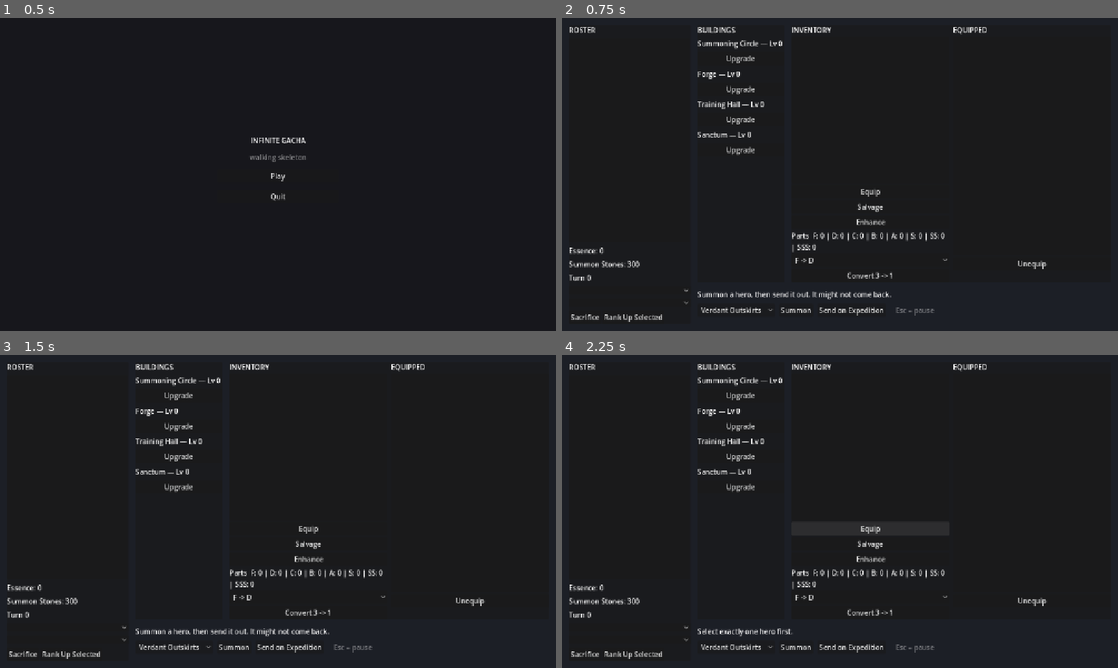
Above: before the commit, frames 1-4 (two rows, left to right).
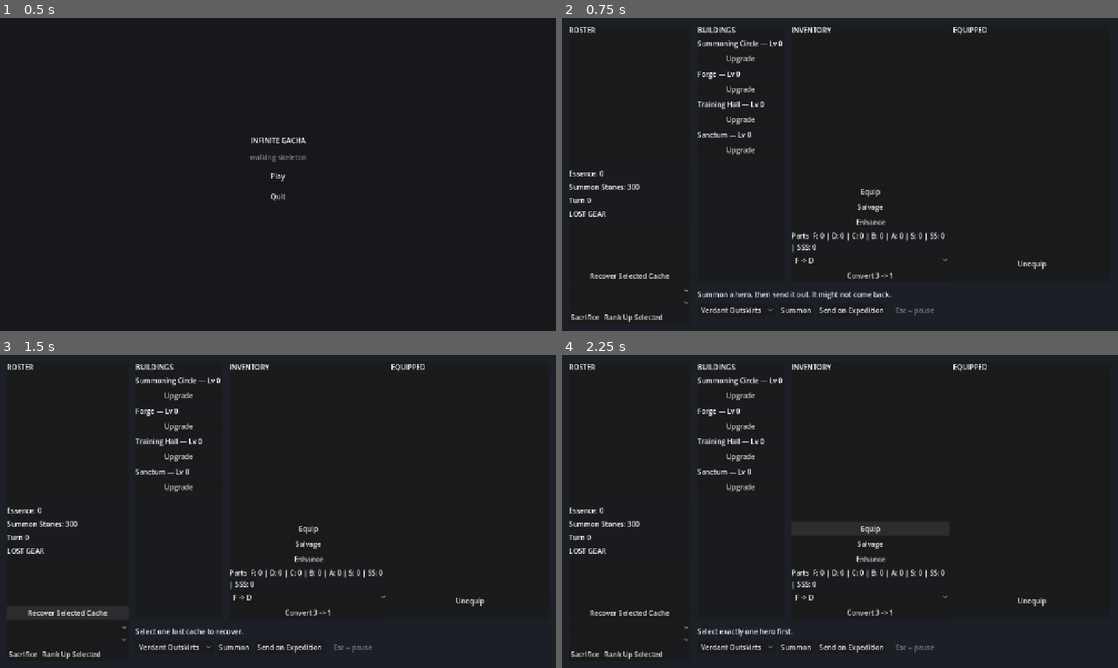
Above: after the commit, the same moments.

Repository: Joony117/Hearthbound
Game: Godot game, scene res://ui/main_menu.tscn
Same seed, same stepped clock (60 frames per second), same inputs: the game is played once before the commit and once after it.
Inputs (mouse positions are in pixels of both pictures, inside the frame that each line leads up to):
- Up to frame 1 (0.5 s): no input
- Up to frame 2 (0.75 s): click "Play" at 0.5 s
- Up to frame 3 (1.5 s): click (66, 611) at 1.25 s, where only the run after the commit has a clickable "Recover Selected Cache"
- Up to frame 4 (2.25 s): click "Equip" at 2 s

Frame 1 is identical in both runs. In frame 2, 0.8% of the frame differs, in the area x 1-20%, y 48-84%; in frame 3, 1.2%, in the area x 1-60%, y 48-90%; in frame 4, 0.8%.

Commit message:
feat: P2-04f gives a death somewhere to lead
lost_caches gets its first consumer since P2-04e created it. The hub lists
every cache with the turns it has left; a team at half the zone's power can
go fetch one, each item rolling independently against damage_chance; a cache
nobody reaches inside its window is swept with its gear.

Pre-tick ordering is the ruling, not a detail: damage_chance reads turns
before advance_turn(), so an immediate recovery sees turns_elapsed == 0,
which is what P2-23 shipped turn_lost for. Ticking first reads 1 and every
gate stays green either way, so it went into an acceptance criterion.

advance_turn() takes a BalanceTable now to size the decay window - both
callers fixed, and the repo re-grepped for dynamic reach after P2-04e.

Verifier: pass-with-concerns on all 9 criteria. Its one code finding was
that the disk round-trip asserted a recovered item was present but not that
it was present exactly once, which matters because recover_cache never
clears cache.items. It counts now.

Co-Authored-By: Claude Opus 5 <noreply@anthropic.com>

Diff:
--- a/equipment/item.gd
+++ b/equipment/item.gd
@@ -42,6 +42,16 @@
 ## price the upgrade and to write the new one, and a save can carry any integer at all.
 static func clamped_enhance_level(item: Item, balance: BalanceTable) -> int:
 	return clampi(item.enhance_level, 0, balance.forge_enhance_cap_max)
+
+
+## Applies the deterministic part of Damaged; the caller owns the independent random roll.
+static func apply_damaged(item: Item, balance: BalanceTable) -> void:
+	var enhance_level: int = clamped_enhance_level(item, balance)
+	if enhance_level > 0:
+		item.enhance_level = floori(float(enhance_level) / 2.0)
+	else:
+		var rank: int = clampi(item.rank, 0, balance.rank_names.size() - 1)
+		item.rank = maxi(rank - 1, 0) if rank > 0 else rank
 
 
 static func definition_for(p_def_id: StringName) -> EquipmentDefinition:
--- a/equipment/lost_cache.gd
+++ b/equipment/lost_cache.gd
@@ -1,6 +1,12 @@
 class_name LostCache
 extends RefCounted
 ## Gear left behind when a hero dies during an expedition.
+
+const BASE_DECAY_TURNS: int = 15
+const BASE_DAMAGE_CHANCE: float = 0.15
+const DAMAGE_CHANCE_PER_TURN: float = 0.03
+const POWER_DEFICIT_COEFFICIENT: float = 0.2
+const MAX_POWER_DEFICIT_PENALTY: float = 0.2
 
 var hero_name: String
 var zone_id: StringName
@@ -8,7 +14,7 @@
 ## GameSession.turns at the moment of death. A turn is one resolved expedition; the cache's
 ## deadline is turn_lost + 15 + 5 * reliquary_level, evaluated at the recovery attempt rather
 ## than frozen here, so a Reliquary upgrade extends caches that already exist (docs/SYSTEMS.md,
-## Turns). Nothing reads this until P2-04f.
+## Turns).
 var turn_lost: int = 0
 
 
@@ -16,6 +22,43 @@
 	hero_name = p_hero_name
 	zone_id = p_zone_id
 	turn_lost = p_turn_lost
+
+
+static func turns_remaining(
+	cache: LostCache,
+	current_turn: int,
+	reliquary_level: int,
+	balance: BalanceTable,
+) -> int:
+	var level: int = clampi(reliquary_level, 0, balance.summoning_circle_level_cap)
+	return cache.turn_lost + BASE_DECAY_TURNS + balance.reliquary_decay_turns_bonus * level - current_turn
+
+
+static func compute_damage_chance(
+	cache: LostCache,
+	zone_power: int,
+	team_power: float,
+	current_turn: int,
+	reliquary_level: int,
+	balance: BalanceTable,
+) -> float:
+	assert(team_power > 0.0)
+	var level: int = clampi(reliquary_level, 0, balance.summoning_circle_level_cap)
+	var power_ratio: float = float(zone_power) / team_power
+	var power_deficit_penalty: float = clampf(
+		POWER_DEFICIT_COEFFICIENT * (power_ratio - 1.0),
+		0.0,
+		MAX_POWER_DEFICIT_PENALTY,
+	)
+	var turns_elapsed: int = current_turn - cache.turn_lost
+	return clampf(
+		BASE_DAMAGE_CHANCE
+		+ DAMAGE_CHANCE_PER_TURN * turns_elapsed
+		+ power_deficit_penalty
+		- balance.reliquary_damage_chance_reduction * level,
+		0.0,
+		1.0,
+	)
 
 
 func to_dict() -> Dictionary:
--- a/hub/expedition/expedition.gd
+++ b/hub/expedition/expedition.gd
@@ -33,7 +33,7 @@
 	# Before the waves, not after: a hero dying below stamps its LostCache with the turn this
 	# expedition became, so an immediate recovery run reads turns_elapsed == 0 rather than -1
 	# (docs/SYSTEMS.md, Turns).
-	GameSession.advance_turn()
+	GameSession.advance_turn(BALANCE)
 	var training_hall_level: int = clampi(
 		GameSession.building_levels[2],
 		0,
--- a/hub/hub.gd
+++ b/hub/hub.gd
@@ -14,6 +14,7 @@
 @onready var _essence: Label = %Essence
 @onready var _stones: Label = %Stones
 @onready var _turns: Label = %Turns
+@onready var _lost_cache_list: ItemList = %LostCacheList
 @onready var _summon_button: Button = %Summon
 @onready var _inventory_list: ItemList = %InventoryList
 @onready var _parts: Label = %Parts
@@ -34,6 +35,7 @@
 	GameSession.roster_changed.connect(_refresh_essence)
 	GameSession.roster_changed.connect(_refresh_stones)
 	GameSession.roster_changed.connect(_refresh_turns)
+	GameSession.roster_changed.connect(_refresh_lost_caches)
 	GameSession.roster_changed.connect(_refresh_inventory)
 	GameSession.roster_changed.connect(_refresh_parts)
 	GameSession.roster_changed.connect(_refresh_buildings)
@@ -44,6 +46,7 @@
 	_refresh_essence()
 	_refresh_stones()
 	_refresh_turns()
+	_refresh_lost_caches()
 	_refresh_inventory()
 	_refresh_parts()
 	_refresh_buildings()
@@ -103,6 +106,42 @@
 
 func _refresh_turns() -> void:
 	_turns.text = "Turn %d" % GameSession.turns
+
+
+func _refresh_lost_caches() -> void:
+	var selected_cache: LostCache = null
+	var selected: PackedInt32Array = _lost_cache_list.get_selected_items()
+	if selected.size() == 1:
+		selected_cache = _lost_cache_list.get_item_metadata(selected[0]) as LostCache
+	_lost_cache_list.clear()
+	var reliquary_level: int = clampi(
+		GameSession.building_levels[4],
+		0,
+		BALANCE.summoning_circle_level_cap,
+	)
+	for cache: LostCache in GameSession.lost_caches:
+		var zone: ZoneDefinition = ZoneDefinition.definition_for(cache.zone_id)
+		var zone_name: String = (
+			zone.display_name
+			if zone != null
+			else "[Missing definition: %s]" % cache.zone_id
+		)
+		var turns_remaining: int = LostCache.turns_remaining(
+			cache,
+			GameSession.turns,
+			reliquary_level,
+			BALANCE,
+		)
+		_lost_cache_list.add_item("%s — %s — %d items — %d turns remaining" % [
+			cache.hero_name,
+			zone_name,
+			cache.items.size(),
+			turns_remaining,
+		])
+		var item_index: int = _lost_cache_list.item_count - 1
+		_lost_cache_list.set_item_metadata(item_index, cache)
+		if cache == selected_cache:
+			_lost_cache_list.select(item_index)
 
 
 func _refresh_inventory() -> void:
@@ -453,3 +492,33 @@
 			_status.text = "The expedition to %s lost heroes. Gone for good." % zone.display_name
 		Expedition.OUTCOME_INVALID_TEAM:
 			_status.text = "Expedition cannot start: every hero needs an archetype."
+
+
+func _on_recover_pressed() -> void:
+	var selected_caches: PackedInt32Array = _lost_cache_list.get_selected_items()
+	var cache: LostCache = null
+	if selected_caches.size() == 1:
+		cache = _lost_cache_list.get_item_metadata(selected_caches[0]) as LostCache
+	var selected_heroes: PackedInt32Array = _roster_list.get_selected_items()
+	var team: Array[Hero] = []
+	for selected_index: int in selected_heroes:
+		var hero: Hero = _roster_list.get_item_metadata(selected_index) as Hero
+		if hero != null:
+			team.append(hero)
+	var outcome: StringName = GameSession.recover_cache(cache, team, BALANCE)
+	match outcome:
+		GameSession.RECOVERY_COMPLETED:
+			_status.text = "Recovered %d items from %s's cache." % [cache.items.size(), cache.hero_name]
+		GameSession.RECOVERY_NO_CACHE:
+			_status.text = "Select one lost cache to recover."
+		GameSession.RECOVERY_INVALID_TEAM:
+			if selected_heroes.is_empty():
+				_status.text = "Select at least one hero for recovery."
+			elif selected_heroes.size() > MAX_TEAM_SIZE:
+				_status.text = "Select no more than 5 heroes for recovery."
+			else:
+				_status.text = "Recovery cannot start: every hero needs a valid archetype."
+		GameSession.RECOVERY_MISSING_ZONE:
+			_status.text = "Cannot recover cache: its zone definition is missing."
+		GameSession.RECOVERY_INSUFFICIENT_POWER:
+			_status.text = "Cannot recover cache: team power is below 50% of the zone recommendation."
--- a/hub/hub.tscn
+++ b/hub/hub.tscn
@@ -136,6 +136,20 @@
 unique_name_in_owner = true
 layout_mode = 2
 text = "Turn 0"
+
+[node name="LostCacheHeader" type="Label" parent="UI/Root/RosterPanel/VBox"]
+layout_mode = 2
+text = "LOST GEAR"
+
+[node name="LostCacheList" type="ItemList" parent="UI/Root/RosterPanel/VBox"]
+unique_name_in_owner = true
+custom_minimum_size = Vector2(0, 100)
+layout_mode = 2
+select_mode = 0
+
+[node name="Recover" type="Button" parent="UI/Root/RosterPanel/VBox"]
+layout_mode = 2
+text = "Recover Selected Cache"
 
 [node name="FodderOption" type="OptionButton" parent="UI/Root/RosterPanel/VBox"]
 unique_name_in_owner = true
@@ -332,6 +346,7 @@
 unique_name_in_owner = true
 
 [connection signal="multi_selected" from="UI/Root/RosterPanel/VBox/RosterList" to="." method="_on_roster_list_multi_selected"]
+[connection signal="pressed" from="UI/Root/RosterPanel/VBox/Recover" to="." method="_on_recover_pressed"]
 [connection signal="pressed" from="UI/Root/RosterPanel/VBox/SacrificeButtons/Sacrifice" to="." method="_on_sacrifice_pressed"]
 [connection signal="pressed" from="UI/Root/RosterPanel/VBox/SacrificeButtons/RankUp" to="." method="_on_rank_up_pressed"]
 [connection signal="pressed" from="UI/Root/EquipmentPanel/Columns/Inventory/Equip" to="." method="_on_equip_pressed"]
--- a/systems/game_session.gd
+++ b/systems/game_session.gd
@@ -10,6 +10,11 @@
 ## A fresh save must afford at least one pull or the game is unplayable from boot: the roster
 ## starts empty and only a pull can fill it (docs/SYSTEMS.md, Summon Stones, 3).
 const STARTING_STONES: int = 300
+const RECOVERY_COMPLETED: StringName = &"completed"
+const RECOVERY_NO_CACHE: StringName = &"no_cache"
+const RECOVERY_INVALID_TEAM: StringName = &"invalid_team"
+const RECOVERY_MISSING_ZONE: StringName = &"missing_zone"
+const RECOVERY_INSUFFICIENT_POWER: StringName = &"insufficient_power"
 
 var roster: Array[Hero] = []
 var inventory: Array[Item] = []
@@ -46,9 +51,52 @@
 
 ## Called once per expedition that actually runs. An expedition that never reaches a wave
 ## (OUTCOME_INVALID_TEAM) is not a turn - nothing happened.
-func advance_turn() -> void:
+func advance_turn(balance: BalanceTable) -> void:
 	turns += 1
-	roster_changed.emit()
+	var reliquary_level: int = clampi(building_levels[4], 0, balance.summoning_circle_level_cap)
+	for cache_index: int in range(lost_caches.size() - 1, -1, -1):
+		if LostCache.turns_remaining(lost_caches[cache_index], turns, reliquary_level, balance) < 0:
+			lost_caches.remove_at(cache_index)
+	roster_changed.emit()
+
+
+func recover_cache(cache: LostCache, team: Array[Hero], balance: BalanceTable) -> StringName:
+	if cache == null or not lost_caches.has(cache):
+		return RECOVERY_NO_CACHE
+	if team.is_empty() or team.size() > 5:
+		return RECOVERY_INVALID_TEAM
+	var zone: ZoneDefinition = ZoneDefinition.definition_for(cache.zone_id)
+	if zone == null:
+		return RECOVERY_MISSING_ZONE
+	var definitions: Array[HeroDefinition] = []
+	var levels: Array[int] = []
+	for hero: Hero in team:
+		if not roster.has(hero):
+			return RECOVERY_INVALID_TEAM
+		var definition: HeroDefinition = Hero.definition_for(hero.def_id)
+		if definition == null:
+			return RECOVERY_INVALID_TEAM
+		definitions.append(definition)
+		levels.append(Hero.level_for(hero, balance))
+	var team_power: float = Hero.compute_team_power(team, definitions, levels, balance)
+	if team_power < float(zone.recommended_power) * 0.5:
+		return RECOVERY_INSUFFICIENT_POWER
+	var reliquary_level: int = clampi(building_levels[4], 0, balance.summoning_circle_level_cap)
+	var damage_chance: float = LostCache.compute_damage_chance(
+		cache,
+		zone.recommended_power,
+		team_power,
+		turns,
+		reliquary_level,
+		balance,
+	)
+	for item: Item in cache.items:
+		if randf() < damage_chance:
+			Item.apply_damaged(item, balance)
+		inventory.append(item)
+	lost_caches.erase(cache)
+	advance_turn(balance)
+	return RECOVERY_COMPLETED
 
 
 func credit_stones(amount: int) -> void:
--- a/tests/save_roundtrip_check.gd
+++ b/tests/save_roundtrip_check.gd
@@ -31,6 +31,8 @@
 const STONE_REWARD := 75
 const PROGRESS_HERO_NAME := "Untrusted Progress Hero"
 const TURNS_AT_DEATH := 7
+const RECOVERED_ITEM_DEF_ID := &"recovery_round_trip"
+const EXPIRED_ITEM_DEF_ID := &"expired_round_trip"
 
 var _game_session: Node
 var _save_service: Node
@@ -73,7 +75,7 @@
 	if restore_code != 0:
 		exit_code = restore_code
 	if exit_code == 0:
-		print("PASS: legacy and malformed def_id compatibility, he …(238 unchanged characters)…  cleared zones, permadeath, turn counter and lost-cache turn_lost, save version %d, and byte-identical restoration passed." % _save_version)
+		print("PASS: legacy and malformed def_id compatibility, he …(238 unchanged characters)…  cleared zones, permadeath, turn counter, lost-cache turn_lost, recovery and expiry, save version %d, and byte-identical restoration passed." % _save_version)
 	quit(exit_code)
 
 
@@ -117,7 +119,10 @@
 	var permadeath_code: int = _check_permadeath_and_version()
 	if permadeath_code != 0:
 		return permadeath_code
-	return _check_roster_wipe_floor_round_trip()
+	var roster_wipe_code: int = _check_roster_wipe_floor_round_trip()
+	if roster_wipe_code != 0:
+		return roster_wipe_code
+	return _check_recovery_round_trip()
 
 
 func _check_legacy_save() -> int:
@@ -659,6 +664,64 @@
 	return 0
 
 
+func _check_recovery_round_trip() -> int:
+	var balance: BalanceTable = load("res://balance.tres") as BalanceTable
+	if balance == null:
+		return _fail("recovery balance table load", "BalanceTable", "null")
+	var rescuer := Hero.new("Roundtrip Rescuer", 7)
+	rescuer.def_id = &"knight"
+	rescuer.level = balance.level_caps[7]
+	_game_session.call("add_hero", rescuer)
+	_game_session.set("turns", 15)
+	var recovered_cache := LostCache.new("Recovered Hero", &"verdant_outskirts", 15)
+	var recovered_item := Item.new(RECOVERED_ITEM_DEF_ID, 7)
+	recovered_item.enhance_level = 13
+	recovered_cache.items.append(recovered_item)
+	var expired_cache := LostCache.new("Expired Hero", &"verdant_outskirts", 0)
+	expired_cache.items.append(Item.new(EXPIRED_ITEM_DEF_ID, 7))
+	var lost_caches: Array[LostCache] = _game_session.get("lost_caches")
+	lost_caches.append(recovered_cache)
+	lost_caches.append(expired_cache)
+	var team: Array[Hero] = [rescuer]
+	var outcome: StringName = _game_session.call("recover_cache", recovered_cache, team, balance)
+	if outcome != &"completed":
+		return _fail("recovery before disk reload", "completed", str(outcome))
+	var inventory: Array[Item] = _game_session.get("inventory")
+	if not inventory.has(recovered_item):
+		return _fail("recovered item before disk reload", str(RECOVERED_ITEM_DEF_ID), "missing")
+	if lost_caches.has(recovered_cache):
+		return _fail("recovered cache before disk reload", "absent", "present")
+	if lost_caches.has(expired_cache):
+		return _fail("expired cache before disk reload", "absent", "present")
+	_save_service.call("save")
+
+	inventory.clear()
+	lost_caches.clear()
+	_game_session.set("turns", 0)
+	if not _save_service.call("load_game"):
+		return _fail("recovery disk reload", "load_game() == true", "load_game() == false")
+	if not lost_caches.is_empty():
+		return _fail("recovered and expired caches after disk reload", "empty", str(lost_caches.size()))
+	var reloaded_recovered_item: Item = null
+	# Counted, not just found: recover_cache appends each item to inventory without clearing
+	# cache.items, so the same Item is briefly reachable from two places. Presence alone would
+	# pass with a duplicate on disk.
+	var recovered_item_count: int = 0
+	for item: Item in inventory:
+		if item.def_id == RECOVERED_ITEM_DEF_ID:
+			reloaded_recovered_item = item
+			recovered_item_count += 1
+		if item.def_id == EXPIRED_ITEM_DEF_ID:
+			return _fail("expired cache item after disk reload", "absent", "present")
+	if reloaded_recovered_item == null:
+		return _fail("recovered item after disk reload", str(RECOVERED_ITEM_DEF_ID), "missing")
+	if recovered_item_count != 1:
+		return _fail("recovered item copies after disk reload", "1", str(recovered_item_count))
+	inventory.erase(reloaded_recovered_item)
+	_save_service.call("save")
+	return 0
+
+
 func _backup_save() -> int:
 	_original_save_existed = FileAccess.file_exists(_save_path)
 	if not _original_save_existed:
--- a/tests/unit/test_expedition.gd
+++ b/tests/unit/test_expedition.gd
@@ -99,7 +99,7 @@
 	var turns_label: Label = hub.get_node("%Turns") as Label
 
 	assert_eq(turns_label.text, "Turn 3")
-	GameSession.advance_turn()
+	GameSession.advance_turn(BALANCE)
 	assert_eq(turns_label.text, "Turn 4")
 
 
--- /dev/null
+++ b/tests/unit/test_recovery.gd
@@ -0,0 +1,213 @@
+extends GutTest
+
+const BALANCE: BalanceTable = preload("res://balance.tres")
+
+
+func before_each() -> void:
+	GameSession.from_dict({"roster": []})
+
+
+func test_zone_definition_lookup_returns_authored_zone_and_reports_a_miss() -> void:
+	var zone: ZoneDefinition = ZoneDefinition.definition_for(&"verdant_outskirts")
+	assert_not_null(zone)
+	assert_eq(zone.display_name, "Verdant Outskirts")
+
+	var missing: ZoneDefinition = ZoneDefinition.definition_for(&"not_a_zone")
+	assert_push_error("Missing ZoneDefinition for zone_id")
+	assert_null(missing)
+
+
+func test_damaged_halves_clamped_enhancement_then_falls_back_to_rank() -> void:
+	var enhanced := Item.new(&"head", 3)
+	enhanced.enhance_level = 5
+	Item.apply_damaged(enhanced, BALANCE)
+	assert_eq(enhanced.enhance_level, 2)
+	assert_eq(enhanced.rank, 3)
+
+	var corrupt_enhancement := Item.new(&"head", 3)
+	corrupt_enhancement.enhance_level = 999
+	Item.apply_damaged(corrupt_enhancement, BALANCE)
+	assert_eq(corrupt_enhancement.enhance_level, 7)
+	assert_eq(corrupt_enhancement.rank, 3)
+
+	var ranked := Item.new(&"head", 3)
+	Item.apply_damaged(ranked, BALANCE)
+	assert_eq(ranked.enhance_level, 0)
+	assert_eq(ranked.rank, 2)
+
+	var corrupt_rank := Item.new(&"head", 999)
+	Item.apply_damaged(corrupt_rank, BALANCE)
+	assert_eq(corrupt_rank.rank, BALANCE.rank_names.size() - 2)
+
+	var floor_item := Item.new(&"head", 0)
+	Item.apply_damaged(floor_item, BALANCE)
+	assert_eq(floor_item.enhance_level, 0)
+	assert_eq(floor_item.rank, 0)
+
+
+func test_damage_chance_uses_pre_tick_elapsed_turns_and_power_deficit() -> void:
+	var cache := LostCache.new("Lost", &"verdant_outskirts", 0)
+	assert_almost_eq(
+		LostCache.compute_damage_chance(cache, 900, 450.0, 0, 0, BALANCE),
+		0.35,
+		0.0001,
+	)
+	assert_almost_eq(
+		LostCache.compute_damage_chance(cache, 900, 450.0, 15, 0, BALANCE),
+		0.80,
+		0.0001,
+	)
+
+
+func test_advance_turn_keeps_cache_at_deadline_and_drops_it_one_turn_later() -> void:
+	var cache := LostCache.new("Lost", &"verdant_outskirts", 0)
+	GameSession.lost_caches.append(cache)
+	GameSession.turns = 14
+
+	GameSession.advance_turn(BALANCE)
+	assert_eq(GameSession.turns, 15)
+	assert_true(GameSession.lost_caches.has(cache))
+
+	GameSession.advance_turn(BALANCE)
+	assert_eq(GameSession.turns, 16)
+	assert_false(GameSession.lost_caches.has(cache))
+
+
+func test_refused_recoveries_spend_no_turn_and_mutate_nothing() -> void:
+	var cache := LostCache.new("Lost", &"verdant_outskirts", 0)
+	cache.items.append(Item.new(&"head", 2))
+	GameSession.lost_caches.append(cache)
+	var weak_hero: Hero = _add_knight("Weak", 0, 0)
+	var oversized_team: Array[Hero] = [weak_hero]
+	for hero_index: int in 5:
+		oversized_team.append(_add_knight("Extra %d" % hero_index, 0, 0))
+
+	assert_eq(GameSession.recover_cache(null, [weak_hero], BALANCE), GameSession.RECOVERY_NO_CACHE)
+	assert_eq(GameSession.recover_cache(cache, [], BALANCE), GameSession.RECOVERY_INVALID_TEAM)
+	assert_eq(GameSession.recover_cache(cache, oversized_team, BALANCE), GameSession.RECOVERY_INVALID_TEAM)
+	assert_eq(
+		GameSession.recover_cache(cache, [weak_hero], BALANCE),
+		GameSession.RECOVERY_INSUFFICIENT_POWER,
+	)
+	assert_eq(GameSession.turns, 0)
+	assert_true(GameSession.lost_caches.has(cache))
+	assert_true(GameSession.inventory.is_empty())
+
+
+func test_missing_cache_zone_and_missing_hero_definition_refuse_without_mutation() -> void:
+	var hero: Hero = _add_knight("Valid", 7, 80)
+	var missing_zone_cache := LostCache.new("Lost", &"not_a_zone", 0)
+	missing_zone_cache.items.append(Item.new(&"head", 2))
+	GameSession.lost_caches.append(missing_zone_cache)
+
+	assert_eq(
+		GameSession.recover_cache(missing_zone_cache, [hero], BALANCE),
+		GameSession.RECOVERY_MISSING_ZONE,
+	)
+	assert_push_error("Missing ZoneDefinition for zone_id")
+	assert_eq(GameSession.turns, 0)
+	assert_true(GameSession.inventory.is_empty())
+
+	var invalid_hero := Hero.new("Invalid", 0)
+	invalid_hero.def_id = &"not_an_archetype"
+	GameSession.add_hero(invalid_hero)
+	var valid_cache := LostCache.new("Lost", &"verdant_outskirts", 0)
+	GameSession.lost_caches.append(valid_cache)
+	assert_eq(
+		GameSession.recover_cache(valid_cache, [invalid_hero], BALANCE),
+		GameSession.RECOVERY_INVALID_TEAM,
+	)
+	assert_push_error("Missing HeroDefinition for def_id")
+	assert_eq(GameSession.turns, 0)
+	assert_true(GameSession.lost_caches.has(valid_cache))
+
+
+func test_permitted_recovery_rolls_each_item_and_moves_every_item_to_inventory() -> void:
+	var hero: Hero = _add_knight("Rescuer", 7, 80)
+	var cache := LostCache.new("Lost", &"verdant_outskirts", 0)
+	var damaged_item := Item.new(&"head", 3)
+	damaged_item.enhance_level = 4
+	var intact_item := Item.new(&"body", 3)
+	intact_item.enhance_level = 4
+	cache.items.append(damaged_item)
+	cache.items.append(intact_item)
+	GameSession.lost_caches.append(cache)
+	var definitions: Array[HeroDefinition] = [Hero.definition_for(hero.def_id)]
+	var levels: Array[int] = [Hero.level_for(hero, BALANCE)]
+	var team_power: float = Hero.compute_team_power([hero], definitions, levels, BALANCE)
+	var damage_chance: float = LostCache.compute_damage_chance(
+		cache,
+		900,
+		team_power,
+		GameSession.turns,
+		0,
+		BALANCE,
+	)
+	var rng_seed: int = _seed_for_hit_then_miss(damage_chance)
+	seed(rng_seed)
+
+	assert_eq(GameSession.recover_cache(cache, [hero], BALANCE), GameSession.RECOVERY_COMPLETED)
+	assert_eq(damaged_item.enhance_level, 2)
+	assert_eq(intact_item.enhance_level, 4)
+	assert_true(GameSession.inventory.has(damaged_item))
+	assert_true(GameSession.inventory.has(intact_item))
+	assert_false(GameSession.lost_caches.has(cache))
+	assert_eq(GameSession.turns, 1)
+	assert_true(GameSession.roster.has(hero))
+
+
+func test_hub_lists_cache_details_and_missing_zone_fallback() -> void:
+	GameSession.turns = 3
+	var cache := LostCache.new("Aster", &"not_a_zone", 1)
+	cache.items.append(Item.new(&"head", 1))
+	cache.items.append(Item.new(&"body", 2))
+	GameSession.lost_caches.append(cache)
+	var hub: Node3D = (load("res://hub/hub.tscn") as PackedScene).instantiate() as Node3D
+	add_child_autofree(hub)
+	assert_push_error("Missing ZoneDefinition for zone_id")
+	var cache_list: ItemList = hub.get_node("%LostCacheList") as ItemList
+
+	assert_eq(cache_list.item_count, 1)
+	assert_string_contains(cache_list.get_item_text(0), "Aster")
+	assert_string_contains(cache_list.get_item_text(0), "[Missing definition: not_a_zone]")
+	assert_string_contains(cache_list.get_item_text(0), "2 items")
+	assert_string_contains(cache_list.get_item_text(0), "13 turns remaining")
+
+
+func test_hub_recover_button_reuses_roster_selection() -> void:
+	var hero: Hero = _add_knight("Rescuer", 7, 80)
+	var cache := LostCache.new("Aster", &"verdant_outskirts", 0)
+	cache.items.append(Item.new(&"head", 1))
+	GameSession.lost_caches.append(cache)
+	var hub: Node3D = (load("res://hub/hub.tscn") as PackedScene).instantiate() as Node3D
+	add_child_autofree(hub)
+	var roster_list: ItemList = hub.get_node("%RosterList") as ItemList
+	var cache_list: ItemList = hub.get_node("%LostCacheList") as ItemList
+	var recover_button: Button = hub.get_node("UI/Root/RosterPanel/VBox/Recover") as Button
+	var status: Label = hub.get_node("%Status") as Label
+	roster_list.select(0)
+	cache_list.select(0)
+	seed(1)
+
+	recover_button.pressed.emit()
+	assert_eq(status.text, "Recovered 1 items from Aster's cache.")
+	assert_true(GameSession.inventory.has(cache.items[0]))
+	assert_true(GameSession.lost_caches.is_empty())
+	assert_true(GameSession.roster.has(hero))
+
+
+func _add_knight(hero_name: String, rank: int, level: int) -> Hero:
+	var hero := Hero.new(hero_name, rank)
+	hero.def_id = &"knight"
+	hero.level = level
+	GameSession.add_hero(hero)
+	return hero
+
+
+func _seed_for_hit_then_miss(damage_chance: float) -> int:
+	for candidate: int in 10_000:
+		seed(candidate)
+		if randf() < damage_chance and randf() >= damage_chance:
+			return candidate
+	fail_test("No deterministic seed produced one hit followed by one miss.")
+	return -1
--- a/zones/zone_definition.gd
+++ b/zones/zone_definition.gd
@@ -1,5 +1,7 @@
 class_name ZoneDefinition
 extends Resource
+
+const DEF_PATH_TEMPLATE: String = "res://zones/defs/%s.tres"
 
 @export var zone_id: StringName = &""
 @export var display_name: String = ""
@@ -14,3 +16,14 @@
 @export var loot_rank_min: int = 0
 @export var loot_rank_max: int = 0
 @export var unlock_condition: String = ""
+
+
+static func definition_for(p_zone_id: StringName) -> ZoneDefinition:
+	var path: String = DEF_PATH_TEMPLATE % str(p_zone_id)
+	if not ResourceLoader.exists(path):
+		push_error("Missing ZoneDefinition for zone_id '%s' at %s." % [p_zone_id, path])
+		return null
+	var definition: ZoneDefinition = ResourceLoader.load(path) as ZoneDefinition
+	if definition == null:
+		push_error("Resource for zone_id '%s' is not a ZoneDefinition: %s." % [p_zone_id, path])
+	return definition
Not shown, added: tests/unit/test_recovery.gd.uid
Not shown, changed: docs/TASKS-DONE.md
Not shown, changed: docs/TASKS.md
